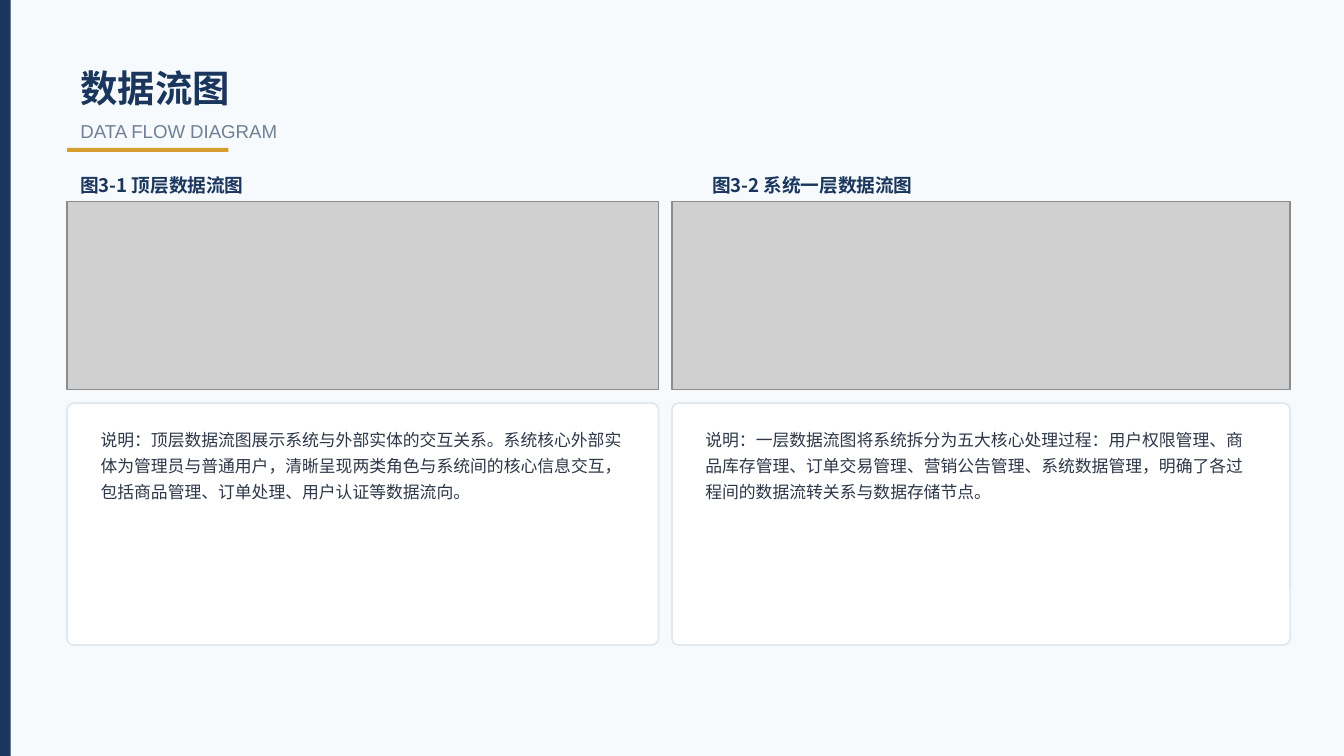
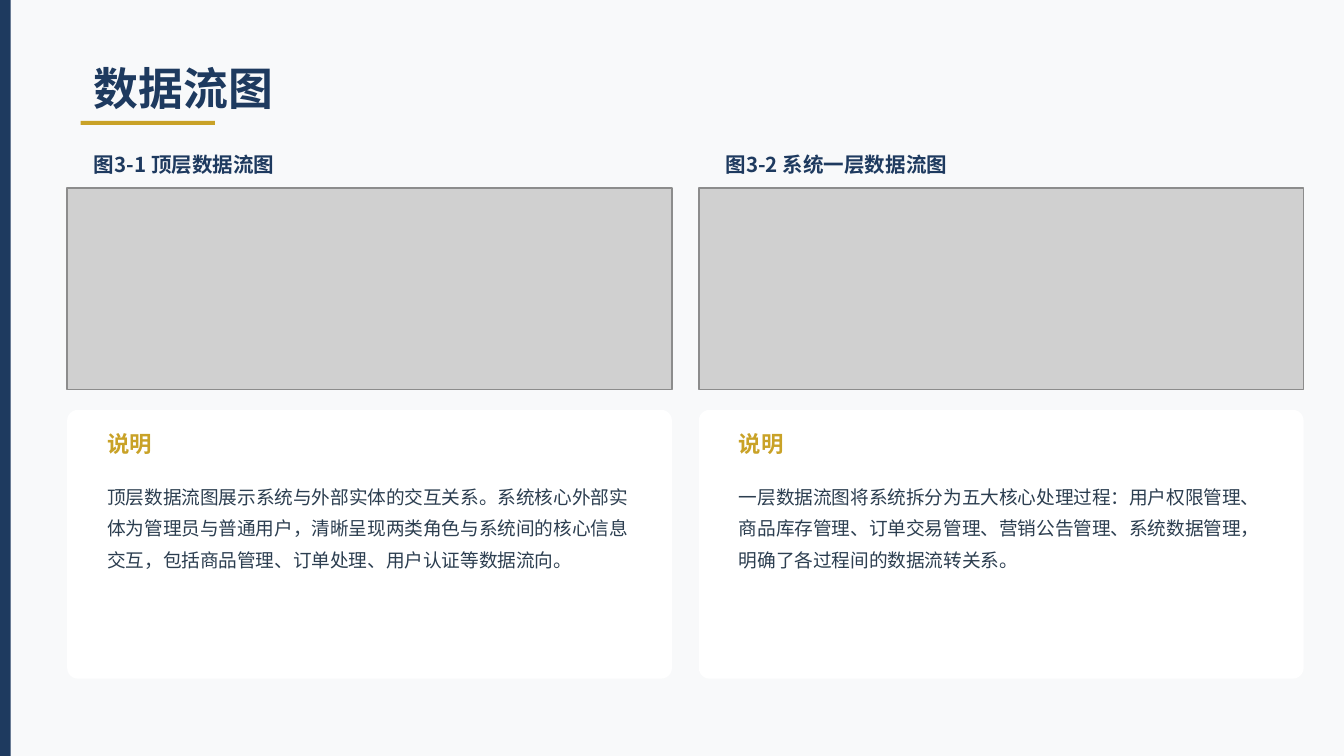
Before and after one commit to lvolk555/Trea--warehouse-, a slide deck: slide 10 of 生鲜超市综合管理系统_毕业答辩PPT.pptx. Drawn at 1344x756 pixels with LibreOffice and Linux fonts; fonts in the diff are those of the drawing; grey boxes stand for pictures. Boxes give left, top, right and bottom in pixels: in the first picture for what was removed or moved away, otherwise in the second. Text is boxed around its words. In the diff, an @@ line names an element or a change of style, - is before the commit and + after.

```diff
--- a/生鲜超市综合管理系统_毕业答辩PPT.pptx
+++ b/生鲜超市综合管理系统_毕业答辩PPT.pptx
@@ background #F7FAFC to #F8F9FA @@
@@ text "数据流图": place and size @@
-text "数据流图" at box(80, 70, 230, 106)
+text "数据流图" at box(94, 67, 273, 109)
@@ text "数据流图" at box(94, 67, 273, 109): size 20 to 24 pt, text colour #1A365D to #1E3A5F @@
@@ text removed at box(80, 125, 277, 138) @@
-DATA FLOW DIAGRAM
@@ text "图3-1 顶层数据流图": place and size @@
-text "图3-1 顶层数据流图" at box(80, 176, 244, 194)
+text "图3-1 顶层数据流图" at box(94, 154, 274, 174)
@@ text "图3-1 顶层数据流图" at box(94, 154, 274, 174): size 10 to 11 pt, text colour #1A365D to #1E3A5F @@
@@ rectangle: place and size @@
-rectangle at box(67, 148, 228, 152)
+rectangle at box(81, 121, 215, 125)
@@ rectangle at box(81, 121, 215, 125): fill #D69E2E to #C9A227 @@
@@ text "图3-2 系统一层数据流图": place and size @@
-text "图3-2 系统一层数据流图" at box(712, 176, 913, 194)
+text "图3-2 系统一层数据流图" at box(725, 154, 948, 174)
@@ text "图3-2 系统一层数据流图" at box(725, 154, 948, 174): size 10 to 11 pt, text colour #1A365D to #1E3A5F @@
@@ picture: place and size @@
-picture at box(67, 202, 659, 390)
+picture at box(67, 188, 672, 390)
@@ picture: place and size @@
-picture at box(672, 202, 1290, 390)
+picture at box(699, 188, 1304, 390)
@@ rounded rectangle at box(67, 410, 672, 679): outline #E2E8F0 1 pt to none; proportions changed @@
@@ rounded rectangle: place and size @@
-rounded rectangle at box(67, 403, 659, 645)
+rounded rectangle at box(67, 410, 672, 679)
@@ rounded rectangle: place and size @@
-rounded rectangle at box(672, 403, 1290, 645)
+rounded rectangle at box(699, 410, 1304, 679)
@@ rounded rectangle at box(699, 410, 1304, 679): outline #E2E8F0 1 pt to none; proportions changed @@
@@ text added at box(107, 433, 152, 454), 12 pt, text #C9A227, bold @@
+说明
@@ text added at box(739, 433, 784, 454), 12 pt, text #C9A227, bold @@
+说明
@@ text at box(107, 488, 628, 569): text changed; size 9 to 10 pt; text colour #2D3748 to #2C3E50 @@
-说明：顶层数据流图展示系统与外部实体的交互关系。系统核心外部实体为管理员与普通用户，清晰呈现两类角色与系统间的核心信息交互，包括商品管理、订单处理、用户认证等数据流向。
+顶层数据流图展示系统与外部实体的交互关系。系统核心外部实体为管理员与普通用户，清晰呈现两类角色与系统间的核心信息交互，包括商品管理、订单处理、用户认证等数据流向。
@@ text at box(739, 488, 1260, 569): text changed; size 9 to 10 pt; text colour #2D3748 to #2C3E50 @@
-说明：一层数据流图将系统拆分为五大核心处理过程：用户权限管理、商品库存管理、订单交易管理、营销公告管理、系统数据管理，明确了各过程间的数据流转关系与数据存储节点。
+一层数据流图将系统拆分为五大核心处理过程：用户权限管理、商品库存管理、订单交易管理、营销公告管理、系统数据管理，明确了各过程间的数据流转关系。
```
Also in this commit, not shown: 15 other slides changed, 6 slides added, 6 slides removed.
